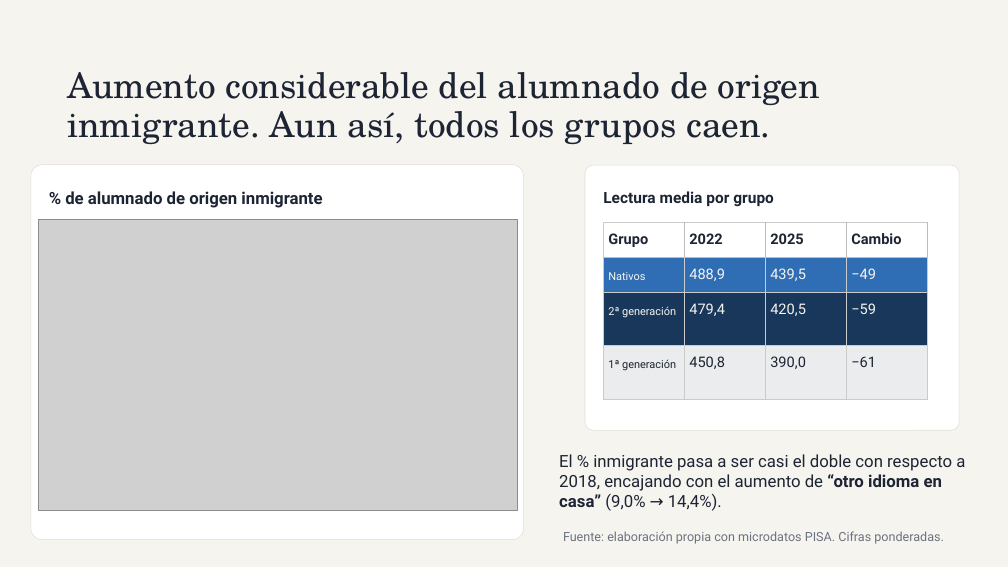
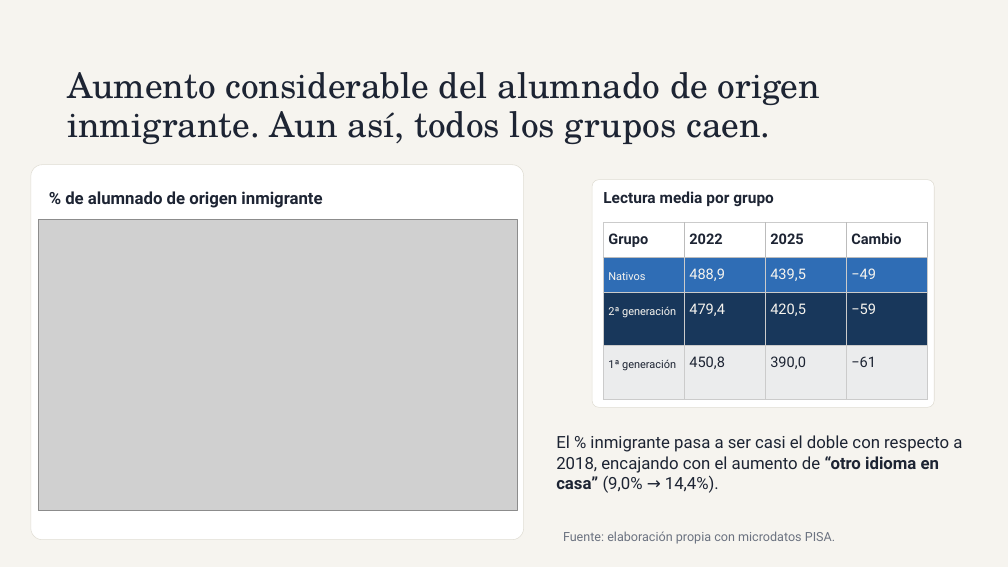
Before and after one commit to PaulitaLull/EDA_PAULA_LULL, a slide deck: slide 9 of ppt.pptx. Drawn at 1008x567 pixels with LibreOffice and Linux fonts; fonts in the diff are those of the drawing; grey boxes stand for pictures. Boxes give left, top, right and bottom in pixels: in the first picture for what was removed or moved away, otherwise in the second. Text is boxed around its words. In the diff, an @@ line names an element or a change of style, - is before the commit and + after.

```diff
--- a/ppt.pptx
+++ b/ppt.pptx
@@ rounded rectangle: place and size @@
-rounded rectangle at [585,165,960,430]
+rounded rectangle at [592,180,935,408]
@@ text "El % inmigrante pasa a ...": place and size @@
-text "El % inmigrante pasa a ..." at [559,454,965,511]
+text "El % inmigrante pasa a ..." at [556,435,962,493]
@@ text at [563,531,835,544]: text changed @@
-Fuente: elaboración propia con microdatos PISA. Cifras ponderadas.
+Fuente: elaboración propia con microdatos PISA.
```
Also in this commit, not shown: 10 other slides changed, 9 other files.
